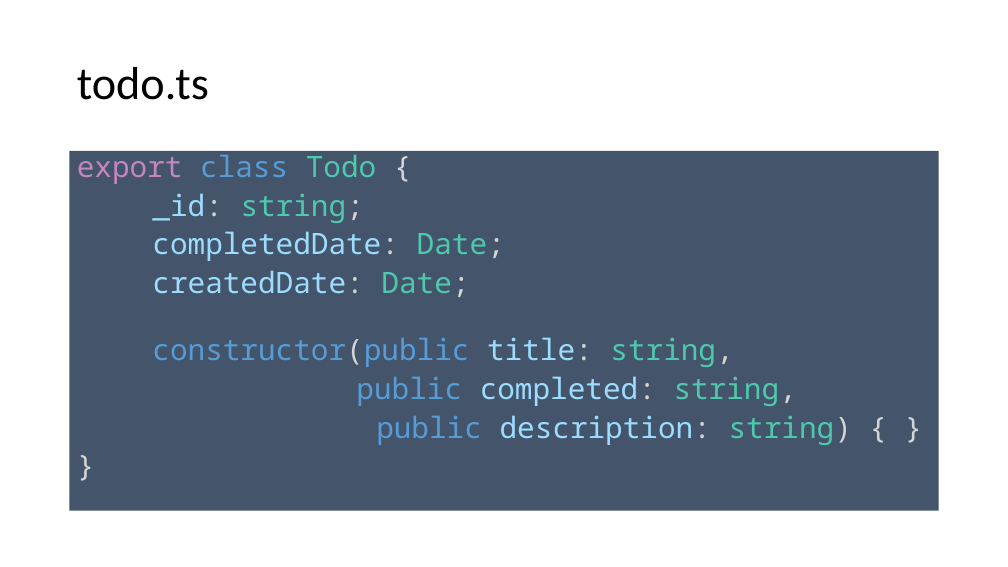
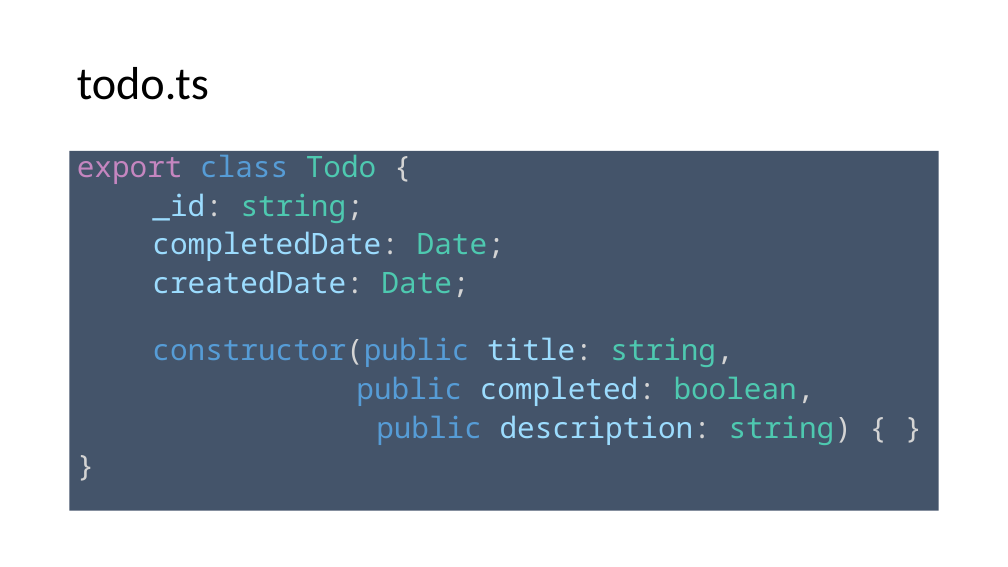
Before and after one commit to spirit-coding/todo-app-aj33349, a slide deck: slide 19 of Angular2.pptx. Drawn at 1008x567 pixels with LibreOffice and Linux fonts; fonts in the diff are those of the drawing. Boxes give left, top, right and bottom in pixels: in the first picture for what was removed or moved away, otherwise in the second. Text is boxed around its words. In the diff, an @@ line names an element or a change of style, - is before the commit and + after.

```diff
--- a/Angular2.pptx
+++ b/Angular2.pptx
@@ text at bbox=[356, 376, 815, 406]: text changed @@
-public completed: string,
+public completed: boolean,
```
Also in this commit, not shown: 3 other slides changed, 3 slides added, 1 slide removed.
